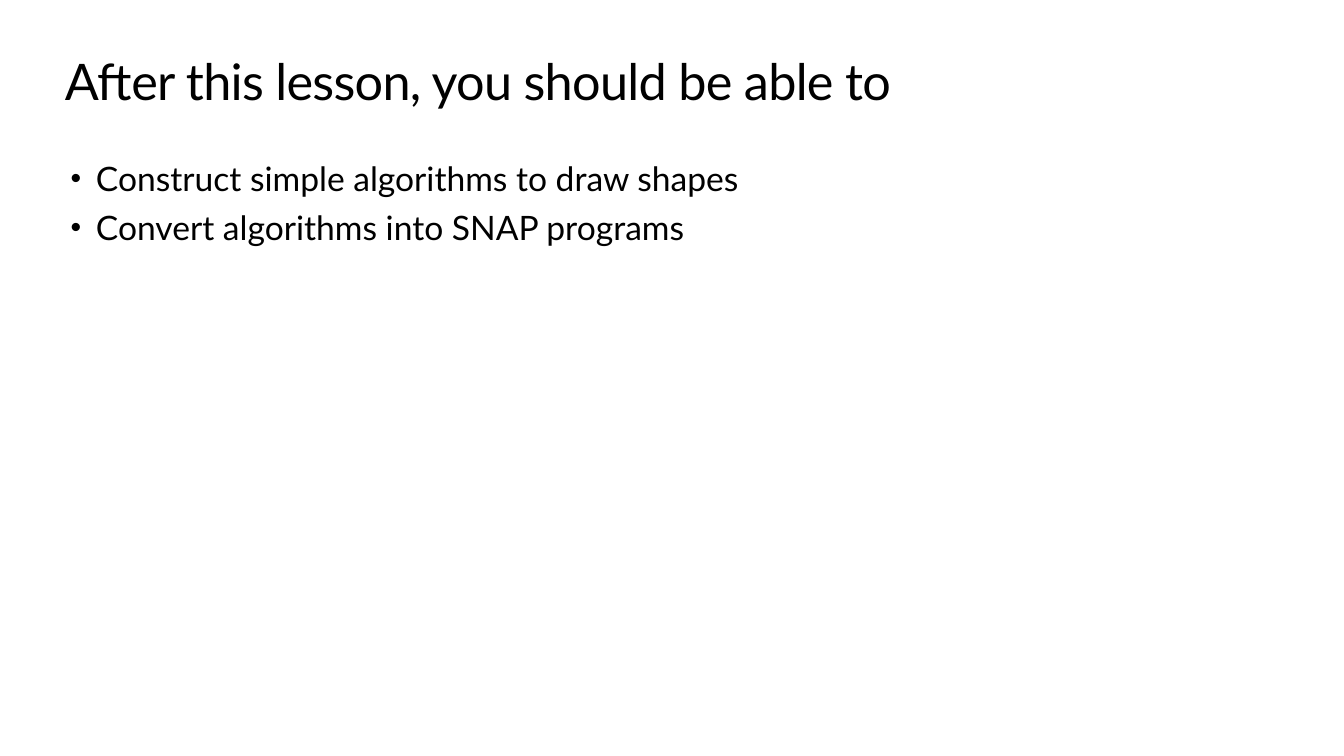
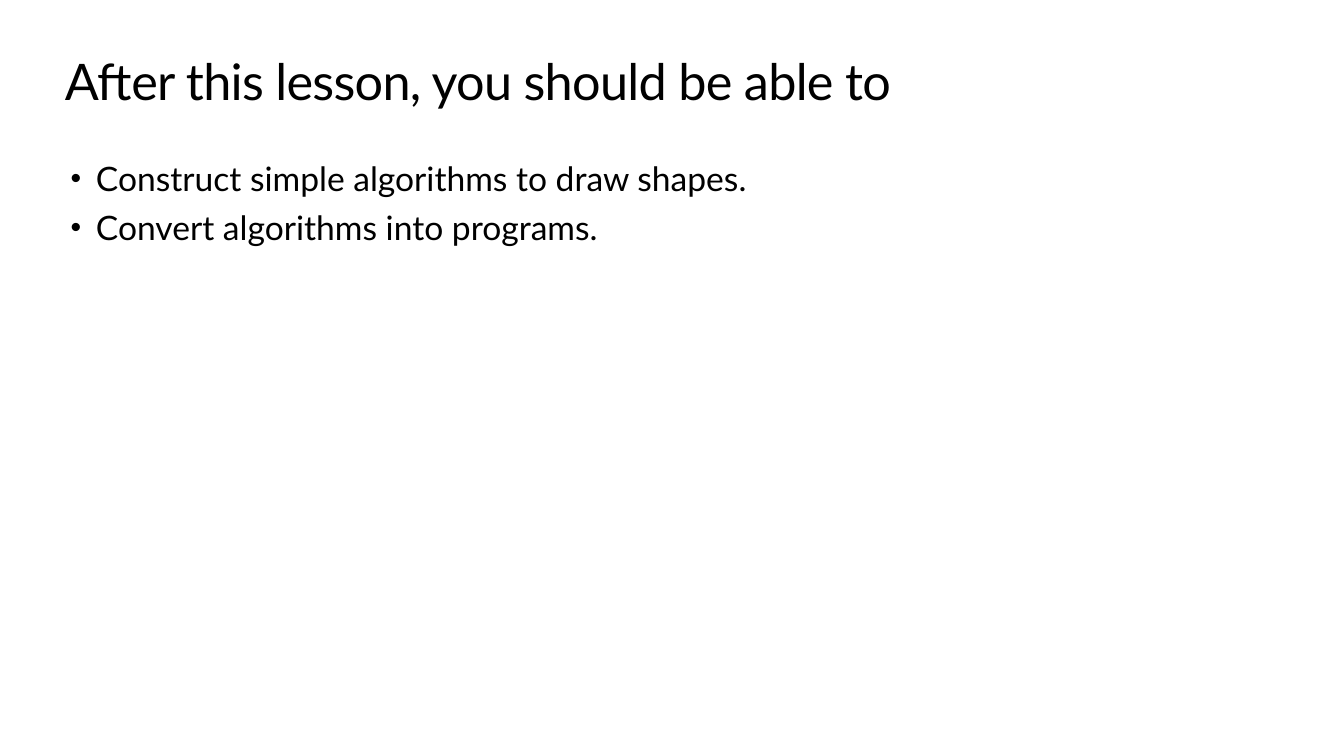
Before and after one commit to TEALSK12/introduction-to-computer-science, a slide deck: slide 2 of docs/slidedecks/TEALS SNAP 1.3.pptx. Drawn at 1344x756 pixels with LibreOffice and Linux fonts; fonts in the diff are those of the drawing; background and template pictures are left out. Boxes give left, top, right and bottom in pixels: in the first picture for what was removed or moved away, otherwise in the second. Text is boxed around its words. In the diff, an @@ line names an element or a change of style, - is before the commit and + after.

```diff
--- a/docs/slidedecks/TEALS SNAP 1.3.pptx
+++ b/docs/slidedecks/TEALS SNAP 1.3.pptx
@@ text at (x1=96, y1=166, x2=746, y2=246): text changed @@
-• Construct simple algorithms to draw shapes
-• Convert algorithms into SNAP programs
+• Construct simple algorithms to draw shapes.
+• Convert algorithms into programs.
```
Also in this commit, not shown: 7 other slides changed, 16 other files.
